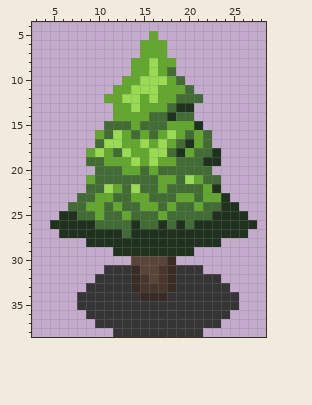
File history of a pixel-art sprite, game/graphics/entities/Tree.png. The picture above was drawn from the file before the commit.
The file is 33x39 pixels. Shown: x 3..28, y 4..38.
The result:
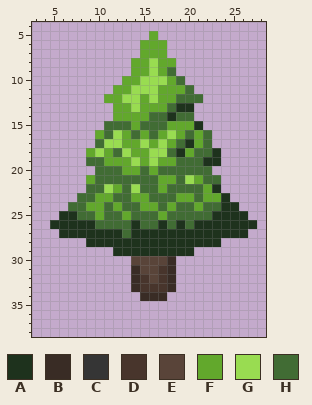
Palette (. is transparent): A #1e321d  B #392c25  C #353535  D #48352c  E #594439  F #62a82c  G #99dc51  H #416c34
Commit: Design World changed trees|grass
The exact change:
Colour C is removed in row 31 at x 11 to 13 and 19 to 21; in row 32 at x 10 to 13 and 19 to 23; in row 33 at x 9 to 13 and 19 to 24; in row 34 at x 8 to 14 and 18 to 25; in row 35 at x 8 to 25; in row 36 at x 9 to 24.
Colour C is removed in row 37 at x 10 to 23; in row 38 at x 12 to 21.
Boxes around the changes in both pictures, in picture pixels (x1, y1, x2, y2):
erased: (77, 265, 239, 337)
